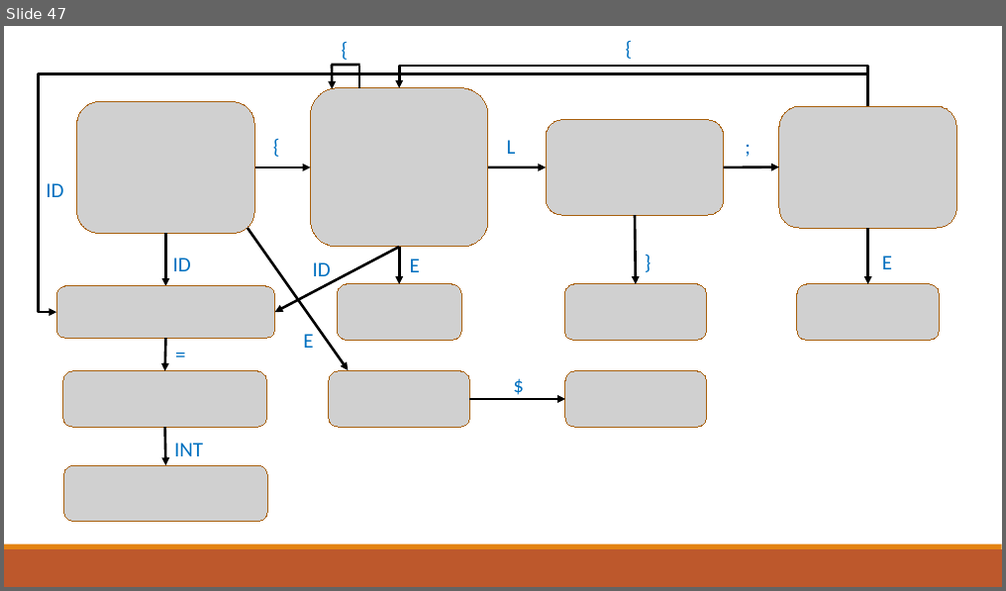
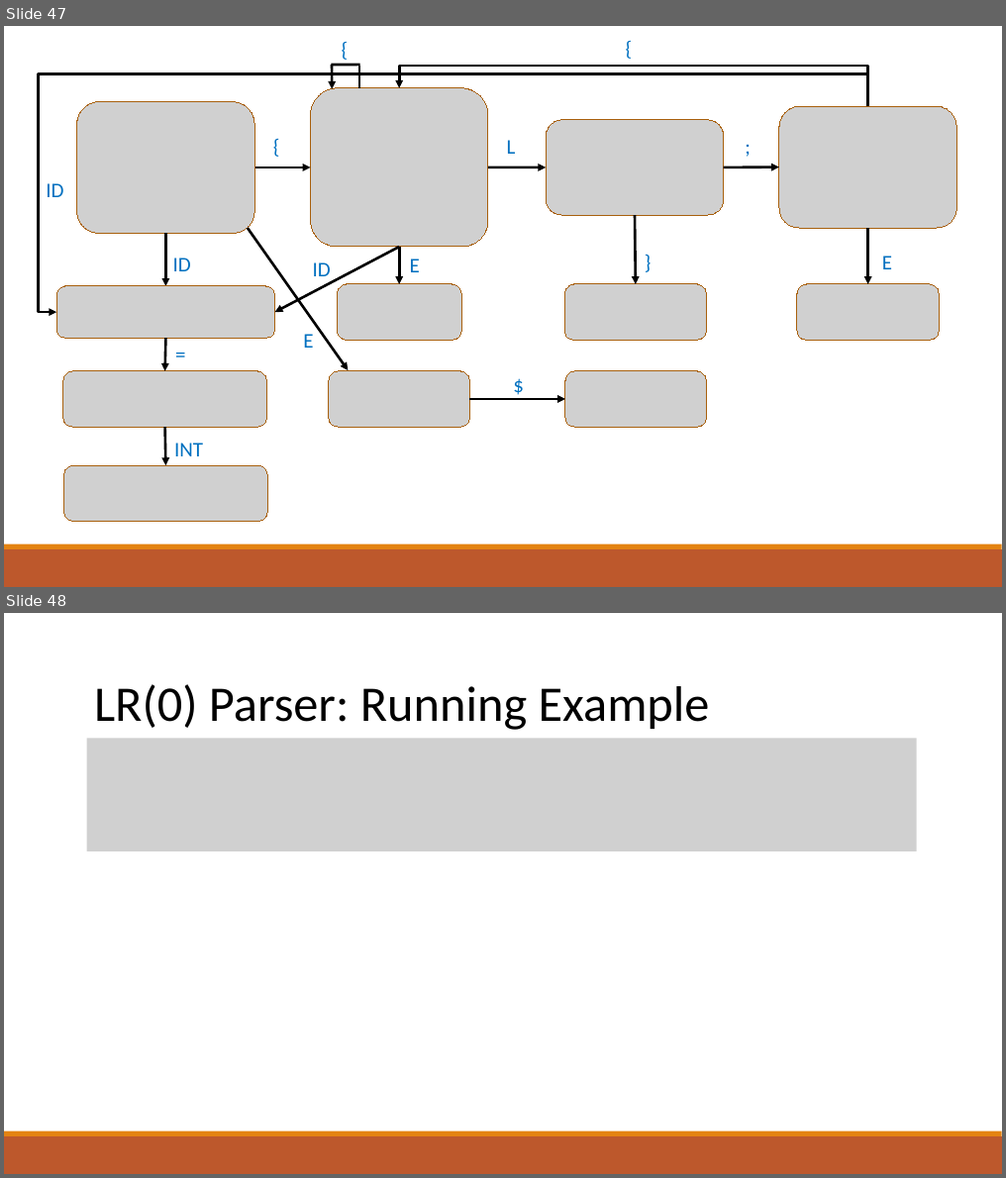
Before and after one commit to raghadzeidan/COMPILATION_TAU_FOR_STUDENTS, a slide deck: new_slides/bottom_up_parsing.pptx. Shown one above the other, each under a label of ours: slide 47 before the commit, slides 47 and 48 after it. The pictures are 1006x591 and 1006x1178 pixels, drawn with LibreOffice and Linux fonts; fonts in the diff are those of the drawing; grey boxes stand for pictures. Boxes give left, top, right and bottom in pixels: in the first picture for what was removed or moved away, otherwise in the second. Text is boxed around its words. In the diff, an @@ line names an element or a change of style, - is before the commit and + after.

```diff
--- a/new_slides/bottom_up_parsing.pptx
+++ b/new_slides/bottom_up_parsing.pptx
@@ slide 48 added at [4, 613, 1002, 1174], background #FFFFFF; not listed: 2 template elements that a slide beside it also shows @@
@@ text added at [94, 684, 710, 730], 48 pt, text #000000 @@
+LR(0) Parser: Running Example
@@ picture added at [87, 738, 918, 851] @@
```
Also in this commit, not shown: 4 slides changed, 17 other slides added, 1 other file.
